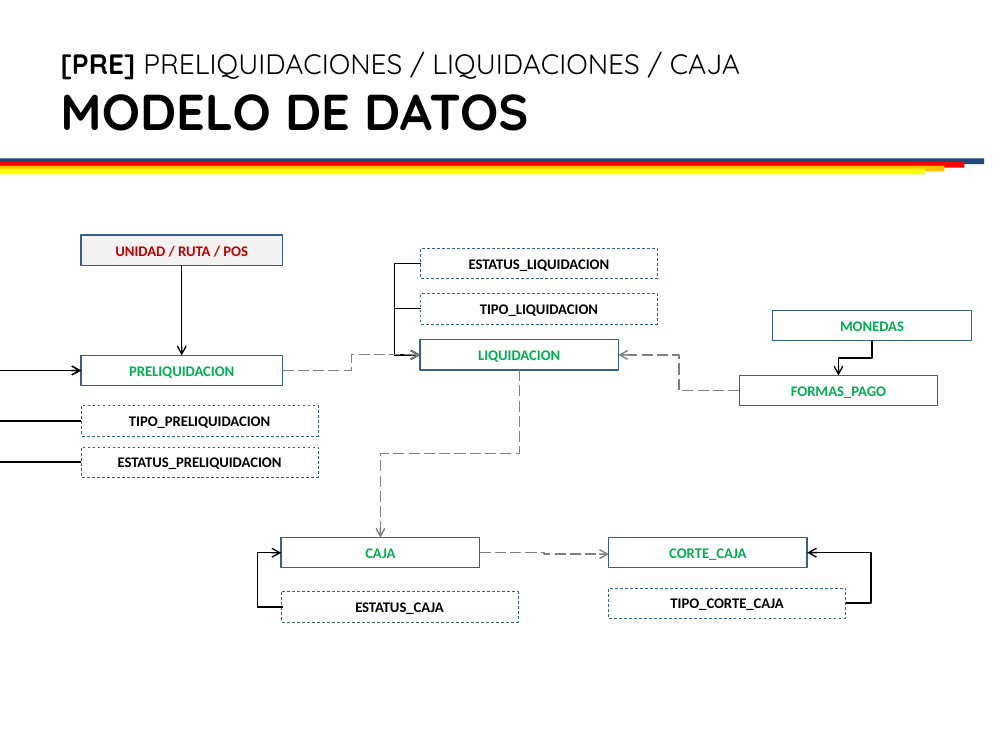
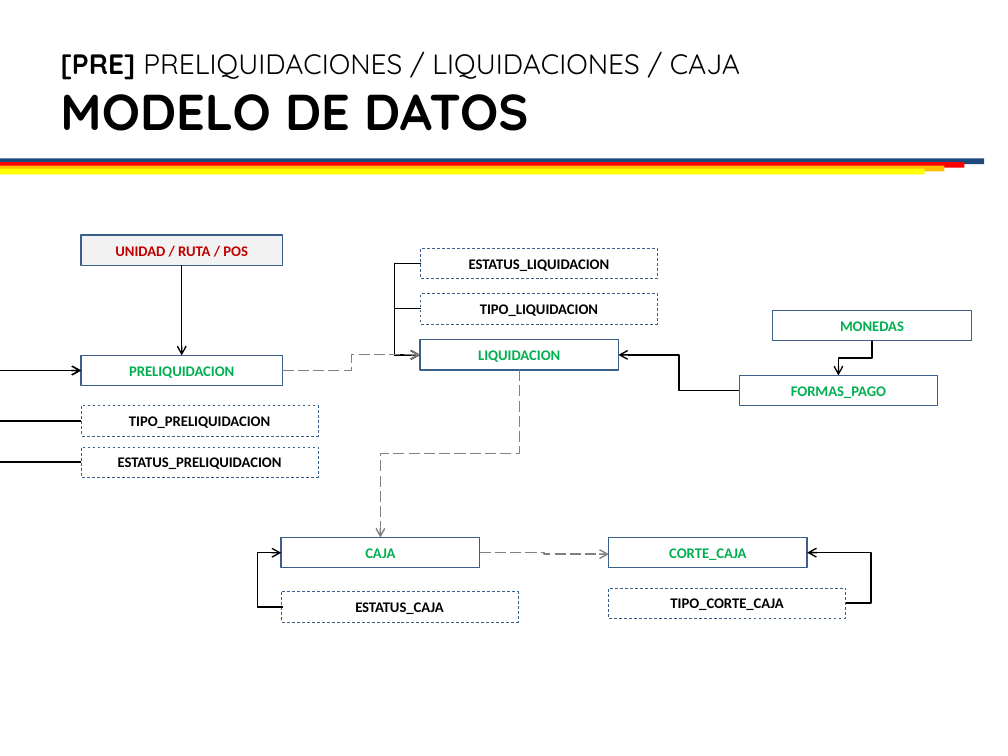
Before and after one commit to chubuntuarc/LIQ_Front, a slide deck: slide 3 of LIQ19_Workbook_v001_20190111.pptx. Drawn at 1008x756 pixels with LibreOffice and Linux fonts; fonts in the diff are those of the drawing; background and template pictures are left out. Boxes give left, top, right and bottom in pixels: in the first picture for what was removed or moved away, otherwise in the second. Text is boxed around its words. In the diff, an @@ line names an element or a change of style, - is before the commit and + after.

```diff
--- a/LIQ19_Workbook_v001_20190111.pptx
+++ b/LIQ19_Workbook_v001_20190111.pptx
@@ elbow arrow (739, 391) - (619, 355): stroke #808080 1 pt dashed to #000000 1 pt @@
```
Also in this commit, not shown: 1 other slide changed, 2 other files.
